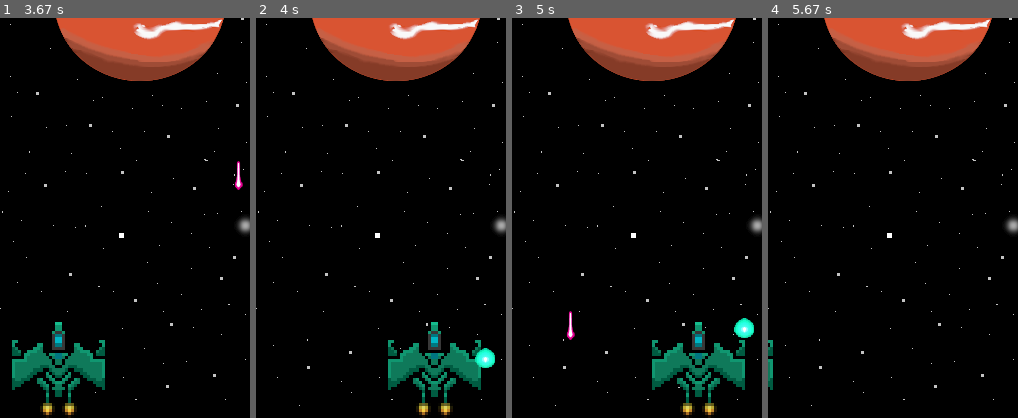
Above: before the commit, frames 1-4 (left to right).
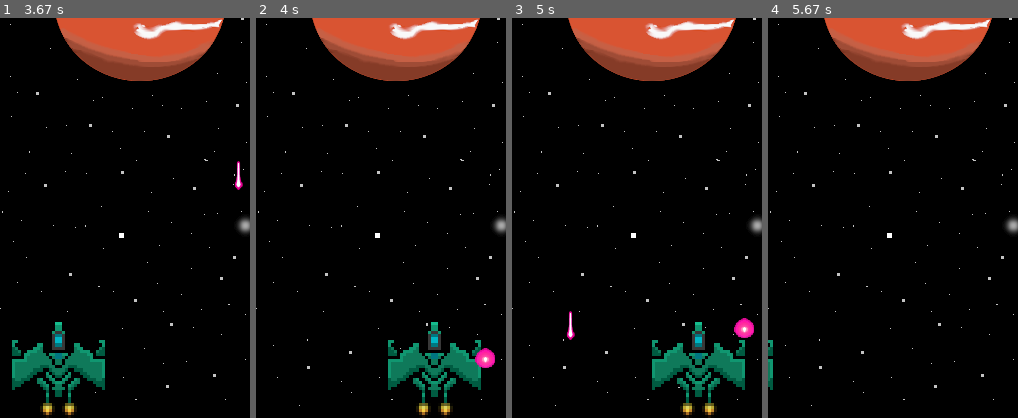
Above: after the commit, the same moments.

Repository: enablex3/pygame-game1
Game: pygame game, started from main.py
The game is run twice, just before and just after one commit, with the same random seed, the same clock (stepped at 60 frames per second) and the same inputs.
Inputs:
- Up to frame 1 (3.67 s): hold D from 3.57 s (still down)
- Up to frame 2 (4 s): keep holding D
- Up to frame 3 (5 s): release D at 4.03 s; click "Wave:" at 4.12 s; hold D 4.4-4.87 s; hold A from 4.9 s (still down)
- Up to frame 4 (5.67 s): release A at 5.43 s; hold A from 5.47 s (still down)
The pictures show only the part of the screen within x 46-96%, y 50-100%; the shares and areas given below are measured in that part.

Frame 1 is identical in both runs. In frame 2, 0.3% of the frame differs, in the area x 87-96%, y 82-88%; in frame 3, 0.3%; in frame 4, nothing differs.

Commit message:
First commit

Diff:
--- a/enemy.py
+++ b/enemy.py
@@ -1,7 +1,7 @@
 import random
 import pygame
 from bullet import EnemyBullet
-from explosion import Explosion
+from playerexplosion import EnemyExplosion
 from gametext import EnemyHealthLabel, EnemyHealthIndicator
 
 STARTING_ROTATION = 180
@@ -108,7 +108,7 @@
     def detect_hit(self, player):
         for bullet in self.bullets:
             if bullet.rect.colliderect(player.rect):
-                self.explosions.append(Explosion(bullet))
+                self.explosions.append(EnemyExplosion(bullet))
                 self.bullets.remove(bullet)
                 player.deplete_health()
 
--- a/explosion.py
+++ /dev/null
@@ -1,23 +0,0 @@
-import pygame
-
-class Explosion:
-
-    def __init__(self, enemy):
-        # define attributes
-        self.size = (20, 20)
-
-        # load the image and scale
-        self.image = pygame.image.load("sprites/explosion.png").convert_alpha()
-        self.image = pygame.transform.scale(self.image, self.size)
-
-        # track the position
-        self.rect = enemy.rect
-
-        # track time
-        self.starting_display_time = pygame.time.get_ticks()
-
-    # function to check how long the explosion has been displayed
-    def should_remove(self):
-        seconds = (pygame.time.get_ticks() - self.starting_display_time) / 1000
-        if seconds > 0.5:
-            return True
--- a/player.py
+++ b/player.py
@@ -1,6 +1,6 @@
 import pygame
 from bullet import PlayerBeam
-from explosion import Explosion
+from playerexplosion import PlayerExplosion
 
 class Player:
 
@@ -76,7 +76,7 @@
     def detect_hit(self, enemy):
         for bullet in self.bullets:
             if bullet.rect.colliderect(enemy.rect):
-                self.explosions.append(Explosion(bullet))
+                self.explosions.append(PlayerExplosion(bullet))
                 self.bullets.remove(bullet)
                 enemy.deplete_health()
 
--- /dev/null
+++ b/playerexplosion.py
@@ -0,0 +1,45 @@
+import pygame
+
+class PlayerExplosion:
+
+    def __init__(self, enemy):
+        # define attributes
+        self.size = (20, 20)
+
+        # load the image and scale
+        self.image = pygame.image.load("sprites/explosion.png").convert_alpha()
+        self.image = pygame.transform.scale(self.image, self.size)
+
+        # track the position
+        self.rect = enemy.rect
+
+        # track time
+        self.starting_display_time = pygame.time.get_ticks()
+
+    # function to check how long the explosion has been displayed
+    def should_remove(self):
+        seconds = (pygame.time.get_ticks() - self.starting_display_time) / 1000
+        if seconds > 0.5:
+            return True
+
+class EnemyExplosion:
+
+    def __init__(self, enemy):
+        # define attributes
+        self.size = (20, 20)
+
+        # load the image and scale
+        self.image = pygame.image.load("sprites/explosion2.png").convert_alpha()
+        self.image = pygame.transform.scale(self.image, self.size)
+
+        # track the position
+        self.rect = enemy.rect
+
+        # track time
+        self.starting_display_time = pygame.time.get_ticks()
+
+    # function to check how long the explosion has been displayed
+    def should_remove(self):
+        seconds = (pygame.time.get_ticks() - self.starting_display_time) / 1000
+        if seconds > 0.5:
+            return True
Binary file added: sprites/explosion2.png
